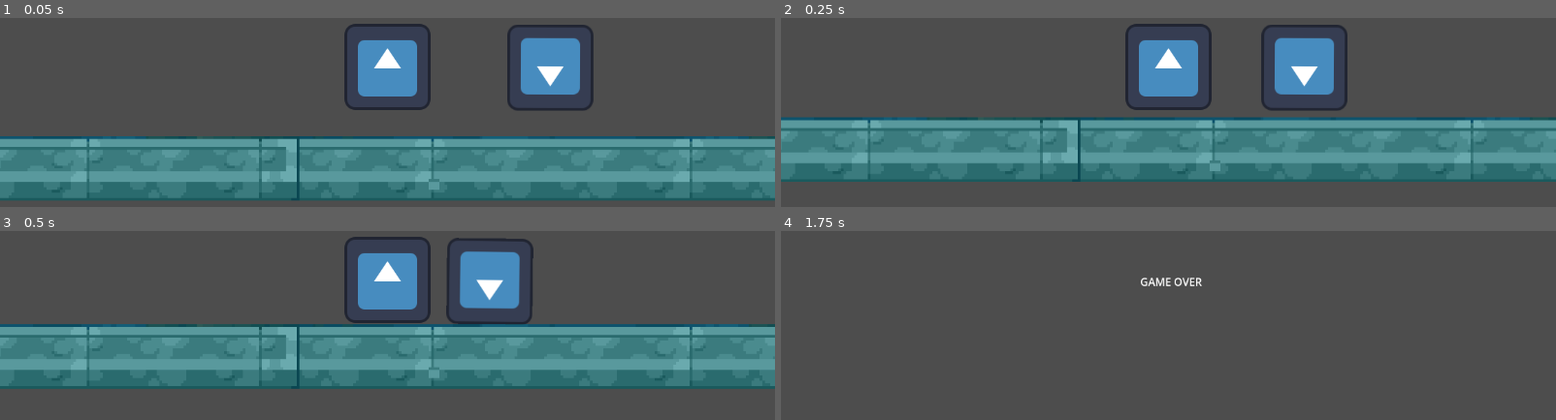
Above: before the commit, frames 1-4 (two rows, left to right).
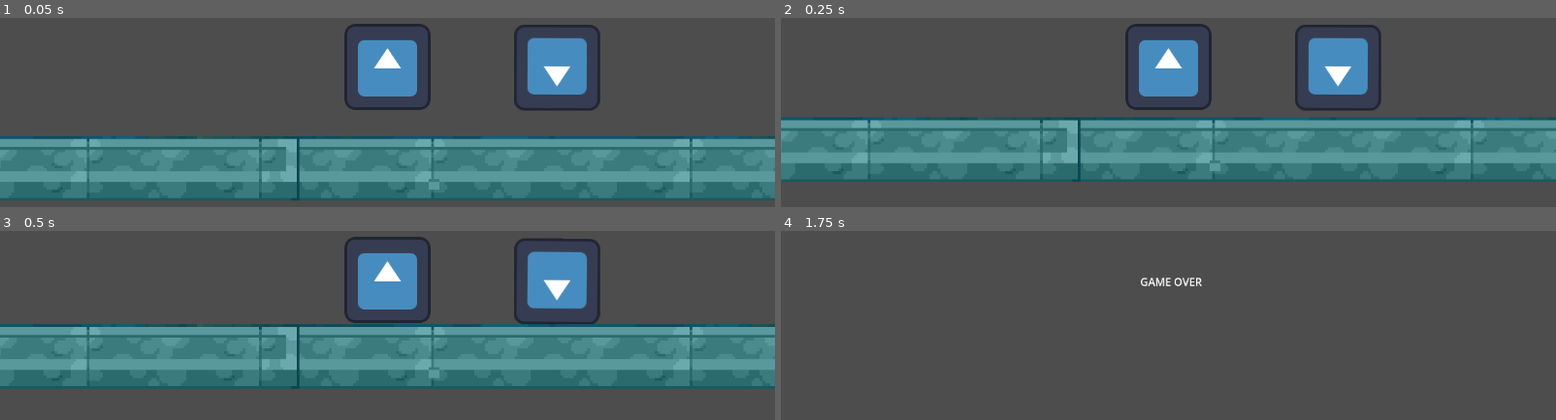
Above: after the commit, the same moments.

Repository: TomasKynicky/game
Game: Godot game, scene res://world.tscn
Two runs of this game, one before a commit and one after it. Both use one fixed random seed, a clock stepped at 60 frames per second and the inputs below. The engine's default icon, where the game draws it, is replaced by a stand-in: a white triangle on a blue panel in a dark square.
Inputs:
- Up to frame 1 (0.05 s): no input
- Up to frame 2 (0.25 s): no input
- Up to frame 3 (0.5 s): no input
- Up to frame 4 (1.75 s): hold Right (ui_right) from 0.53 s (still down); tap Up (ui_up) at 0.77, 1.52 s; tap Enter at 1.25 s

The runs differ from the first frame. In frame 1, 1.4% of the frame differs, in the area x 65-78%, y 3-50%; in frame 2, 3.5%; in frame 3, 5.6%, in the area x 57-78%, y 3-50%; in frame 4, nothing differs.

Commit message:
feat-turret

Diff:
--- a/enemy.gd
+++ b/enemy.gd
@@ -1,6 +1,6 @@
 extends CharacterBody2D
 
-var speed = 200
+var speed = 0
 @export var player: CharacterBody2D
 signal un_life_player
 
--- a/playerScript.gd
+++ b/playerScript.gd
@@ -87,3 +87,6 @@
 		enemy_in_area = false
 	if body.is_in_group("enemy"):#and Input.is_action_pressed("ui_space")
 		enemy_in_area = true
+
+func _on_sniper_un_life_player_with_sniper() -> void:
+	get_tree().change_scene_to_file("res://game_over.tscn")
--- /dev/null
+++ b/sniper.gd
@@ -0,0 +1,57 @@
+extends CharacterBody2D
+
+@export var target: CharacterBody2D
+@export var rayCast: RayCast2D
+@export var gunSprite: MeshInstance2D
+@export var turetDelay = 0.5
+@export var timer: Timer
+var target_hit = false
+var enter_area = false
+
+signal un_life_player_with_sniper
+
+func _ready():
+	target = findTarget()
+
+func _physics_process(delta):
+	if enter_area and target_hit:
+		emit_signal("un_life_player_with_sniper")
+		enter_area = false
+
+	if target != null:
+		var angle_to_target: float = global_position.direction_to(target.global_position).angle()
+
+		if angle_to_target > rayCast.global_rotation:
+			rayCast.global_rotation += delta * turetDelay
+		if angle_to_target < rayCast.global_rotation:
+			rayCast.global_rotation -= delta * turetDelay
+
+	 #form_angle(angle_to_target).lerp(form_angle(rayCast.global_rotation), 0.5)
+		if rayCast.is_colliding() and rayCast.get_collider().is_in_group("player"):
+			gunSprite.rotation = angle_to_target
+func shoot():
+	target_hit = true
+
+func findTarget():
+	var new_target
+
+	var fake_target = Vector2(0,0)
+	if get_tree().has_group("player"):
+		new_target = get_tree().get_nodes_in_group("player")[0]
+		return new_target
+
+
+func _on_hit_body_entered(body: Node2D) -> void:
+	if !body.is_in_group("player"):
+		enter_area = false
+	if body.is_in_group("player"):
+		timer.start()
+		enter_area = true
+
+
+func _on_delay_timeout() -> void:
+	shoot()
+
+
+func _on_player_un_life_enemy() -> void:
+		queue_free()
--- /dev/null
+++ b/sniper.tscn
@@ -0,0 +1,51 @@
+[gd_scene load_steps=6 format=3 uid="uid://5de2w1g3bssk"]
+
+[ext_resource type="Texture2D" uid="uid://w6qflw1gy481" path="res://icon.svg" id="1_4gv5f"]
+[ext_resource type="Script" path="res://sniper.gd" id="1_il2d8"]
+
+[sub_resource type="RectangleShape2D" id="RectangleShape2D_dxp3e"]
+size = Vector2(126.5, 129)
+
+[sub_resource type="RectangleShape2D" id="RectangleShape2D_l1wbr"]
+size = Vector2(244, 11)
+
+[sub_resource type="QuadMesh" id="QuadMesh_d5eqs"]
+
+[node name="Sniper" type="CharacterBody2D" node_paths=PackedStringArray("rayCast", "gunSprite", "timer") groups=["enemy"]]
+script = ExtResource("1_il2d8")
+rayCast = NodePath("RayCast2D")
+gunSprite = NodePath("MeshInstance2D")
+timer = NodePath("Delay")
+
+[node name="Icon" type="Sprite2D" parent="."]
+position = Vector2(2, -1)
+texture = ExtResource("1_4gv5f")
+
+[node name="CollisionShape2D" type="CollisionShape2D" parent="."]
+position = Vector2(1.25, -0.5)
+shape = SubResource("RectangleShape2D_dxp3e")
+
+[node name="RayCast2D" type="RayCast2D" parent="."]
+target_position = Vector2(368, 0)
+hit_from_inside = true
+
+[node name="hit" type="Area2D" parent="RayCast2D"]
+
+[node name="CollisionShape2D" type="CollisionShape2D" parent="RayCast2D/hit"]
+position = Vector2(247, 0)
+shape = SubResource("RectangleShape2D_l1wbr")
+
+[node name="Reload" type="Timer" parent="RayCast2D"]
+wait_time = 2.261
+
+[node name="MeshInstance2D" type="MeshInstance2D" parent="."]
+position = Vector2(43, -5)
+scale = Vector2(160.5, 49.5)
+mesh = SubResource("QuadMesh_d5eqs")
+
+[node name="Delay" type="Timer" parent="."]
+wait_time = 1.198
+one_shot = true
+
+[connection signal="body_entered" from="RayCast2D/hit" to="." method="_on_hit_body_entered"]
+[connection signal="timeout" from="Delay" to="." method="_on_delay_timeout"]
--- a/world.tscn
+++ b/world.tscn
@@ -1,8 +1,9 @@
-[gd_scene load_steps=6 format=3 uid="uid://dlgnh5pj6jefj"]
+[gd_scene load_steps=7 format=3 uid="uid://dlgnh5pj6jefj"]
 
 [ext_resource type="Texture2D" uid="uid://dpbxojnns3d3t" path="res://Final/Social/test_2.png" id="1_3a8h3"]
 [ext_resource type="PackedScene" uid="uid://dtcb0ru7ktno6" path="res://player.tscn" id="1_4r3lo"]
 [ext_resource type="PackedScene" uid="uid://b5gmhe6ccrby" path="res://enemy.tscn" id="3_2dxne"]
+[ext_resource type="PackedScene" uid="uid://5de2w1g3bssk" path="res://sniper.tscn" id="4_8grs3"]
 
 [sub_resource type="TileSetAtlasSource" id="TileSetAtlasSource_n26hi"]
 texture = ExtResource("1_3a8h3")
@@ -8794,5 +8795,11 @@
 position = Vector2(383, 201)
 player = NodePath("../Player")
 
+[node name="Sniper" parent="." node_paths=PackedStringArray("target") instance=ExtResource("4_8grs3")]
+position = Vector2(-823, 206)
+target = NodePath("../Player")
+
 [connection signal="un_life_enemy" from="Player" to="ENEMY" method="_on_player_un_life_enemy"]
+[connection signal="un_life_enemy" from="Player" to="Sniper" method="_on_player_un_life_enemy"]
 [connection signal="un_life_player" from="ENEMY" to="Player" method="_on_enemy_un_life_player"]
+[connection signal="un_life_player_with_sniper" from="Sniper" to="Player" method="_on_sniper_un_life_player_with_sniper"]
